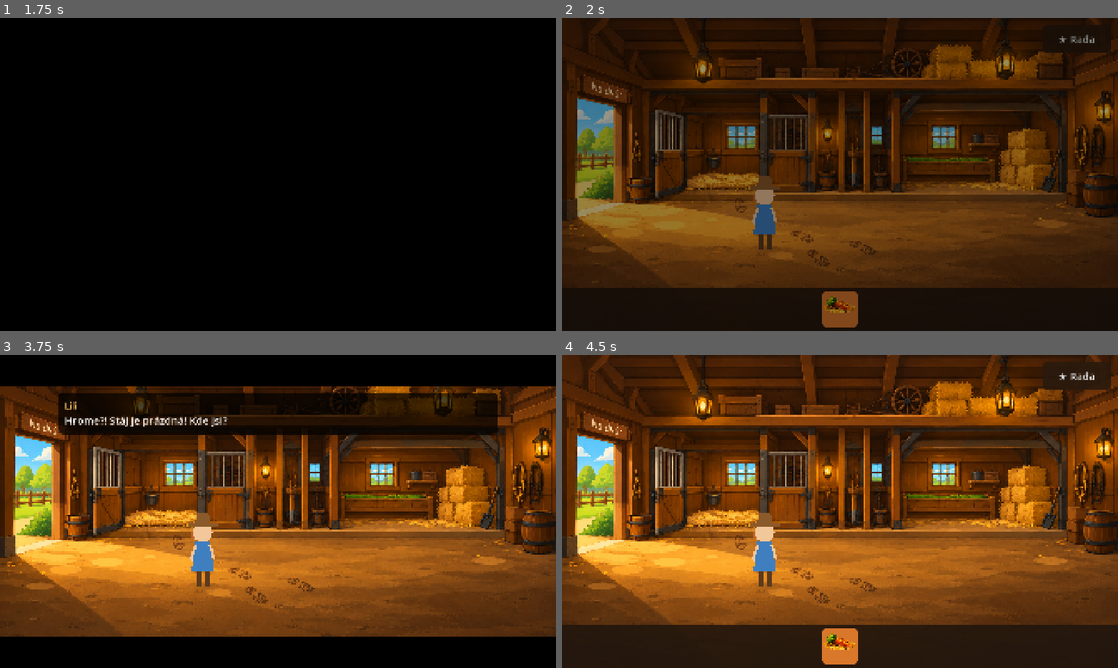
Above: before the commit, frames 1-4 (two rows, left to right).
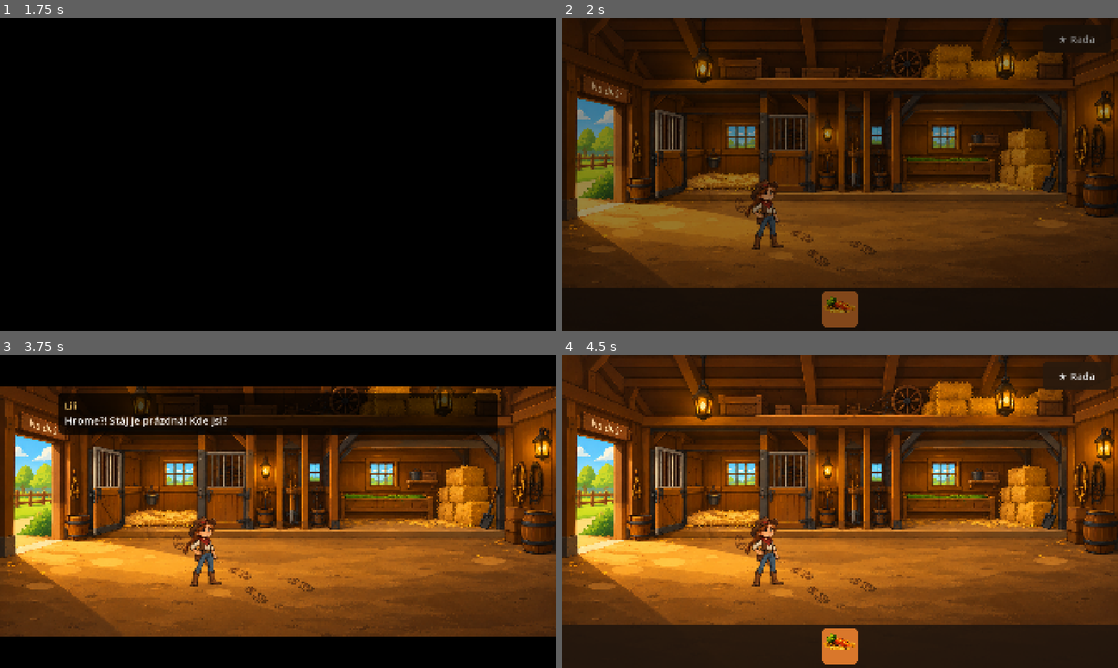
Above: after the commit, the same moments.

Repository: mugsatcz/adventura
Game: Godot game, scene res://scenes/main.tscn
Same seed, same stepped clock (60 frames per second), same inputs: the game is played once before the commit and once after it.
Inputs (mouse positions are in pixels of both pictures, inside the frame that each line leads up to):
- Up to frame 1 (1.75 s): click "★ Rada" at 0.5 s; click "Nová hra" at 1.25 s
- Up to frame 2 (2 s): no input
- Up to frame 3 (3.75 s): click "★ Rada" at 2 s; tap Enter at 2.75 s; move the mouse to (400, 495) at 2.77 s; click (400, 495) at 2.92 s; tap Space at 3.02, 3.5 s; drag from (166, 527) to (250, 574) at 3.52 s
- Up to frame 4 (4.5 s): tap Enter at 4.25 s; move the mouse to (895, 442) at 4.27 s; click (895, 442) at 4.42 s

Frame 1 is identical in both runs. In frame 2, 0.9% of the frame differs, in the area x 32-40%, y 50-74%; in frame 3, 0.9%; in frame 4, 0.9%.

Commit message:
Sprite Lili: stání a chůze z dodaného listu
Co-Authored-By: Claude Sonnet 5.5 <noreply@anthropic.com>
Claude-Session: https://claude.ai/code/session_014HrxSEgSemndRRdcp7YxqW

Diff:
--- a/scenes/lili.gd
+++ b/scenes/lili.gd
@@ -1,16 +1,44 @@
 class_name Lili
 extends Node2D
-## Lili, drawn with simple shapes until the real sprite sheet exists. Origin is at her feet.
+## Lili: sprite frames from art/characters (idle + 8 walk frames facing right), simple shapes if they are missing.
+## Origin is at her feet; the node is flipped to face left.
 
 signal arrived(ok: bool)
 
 const SPEED := 460.0
+const WALK_FRAMES := 8
+const WALK_FPS := 10.0
+const SPRITE_SCALE := 1.3
 
 ## [y_far, y_near, scale_far, scale_near]: Lili gets smaller further up the screen.
 var depth: Array = [700.0, 900.0, 0.85, 1.0]
 var _path := PackedVector2Array()
 var _facing := 1.0
 var _anim := 0.0
+var _sprite: Sprite2D
+var _idle: Texture2D
+var _walk: Array[Texture2D] = []
+
+
+func _ready() -> void:
+	_idle = _load("res://art/characters/lili_idle.png")
+	for i in WALK_FRAMES:
+		var t := _load("res://art/characters/lili_walk_%d.png" % i)
+		if t == null:
+			_walk.clear()
+			break
+		_walk.append(t)
+	if _idle and not _walk.is_empty():
+		_sprite = Sprite2D.new()
+		_sprite.texture = _idle
+		_sprite.centered = false
+		_sprite.offset = Vector2(-_idle.get_width() / 2.0, -_idle.get_height())
+		_sprite.scale = Vector2.ONE * SPRITE_SCALE
+		add_child(_sprite)
+
+
+func _load(path: String) -> Texture2D:
+	return load(path) if ResourceLoader.exists(path) else null
 
 
 func place(p: Vector2) -> void:
@@ -44,8 +72,12 @@
 
 func _process(delta: float) -> void:
 	if _path.is_empty():
+		if _sprite:
+			_sprite.texture = _idle
 		return
 	_anim += delta
+	if _sprite:
+		_sprite.texture = _walk[int(_anim * WALK_FPS) % WALK_FRAMES]
 	var target := _path[0]
 	var step := SPEED * absf(scale.y) * delta
 	var to := target - position
@@ -68,6 +100,8 @@
 
 
 func _draw() -> void:
+	if _sprite:
+		return
 	var bob := sin(_anim * 16.0) * 5.0 if is_walking() else 0.0
 	var step := sin(_anim * 16.0) * 8.0 if is_walking() else 0.0
 	var boots := Color("#5b3a1e")
Binary file added: art/characters/lili_idle.png
Not shown, added: art/characters/lili_idle.png.import
Binary file added: art/characters/lili_walk_0.png
Not shown, added: art/characters/lili_walk_0.png.import
Binary file added: art/characters/lili_walk_1.png
Not shown, added: art/characters/lili_walk_1.png.import
Binary file added: art/characters/lili_walk_2.png
Not shown, added: art/characters/lili_walk_2.png.import
Binary file added: art/characters/lili_walk_3.png
Not shown, added: art/characters/lili_walk_3.png.import
Binary file added: art/characters/lili_walk_4.png
Not shown, added: art/characters/lili_walk_4.png.import
(and 7 more such lines)
